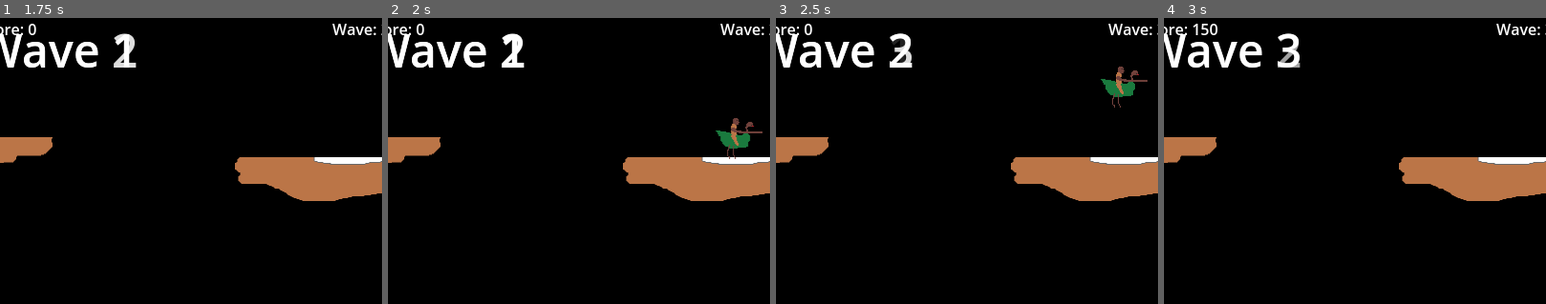
Above: before the commit, frames 1-4 (left to right).
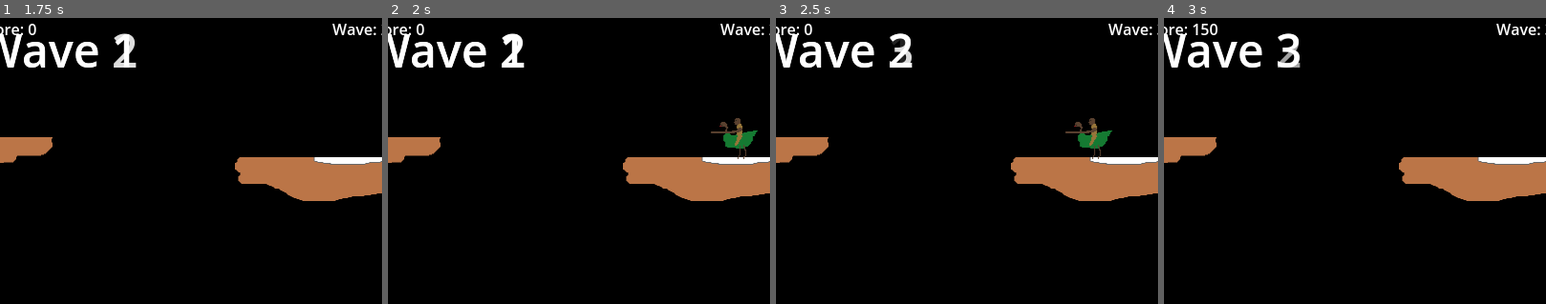
Above: after the commit, the same moments.

Repository: Tartelati/Jousting
Game: Godot game, scene res://scenes/main.tscn
Two runs of this game, one before a commit and one after it. Both use one fixed random seed, a clock stepped at 60 frames per second and the inputs below. Sound files missing from this copy of the repository are replaced by a short silence.
Inputs:
- Up to frame 1 (1.75 s): click "Start Game" at 0.5 s; click "Next Wave" at 1.25 s
- Up to frame 2 (2 s): no input
- Up to frame 3 (2.5 s): click "Next Wave" at 2 s
- Up to frame 4 (3 s): click "Defeat All Enemies" at 2.75 s
The pictures show only the part of the screen within x 3-53%, y 0-50%; the shares and areas given below are measured in that part.

Frame 1 is identical in both runs. In frame 2, 0.5% of the frame differs, in the area x 84-98%, y 35-50%; in frame 3, 1.1%, in the area x 75-98%, y 17-50%; in frame 4, nothing differs.

Commit message:
Clean up with gemini 2.5 structure and magic numbers

Diff:
--- a/scenes/entities/enemy_base.tscn
+++ b/scenes/entities/enemy_base.tscn
@@ -16,7 +16,7 @@
 [sub_resource type="CapsuleShape2D" id="CapsuleShape2D_dtjhs"]
 height = 22.0
 
-[node name="EnemyBase" type="Node2D"]
+[node name="EnemyBase2" type="Node2D"]
 
 [node name="EnemyBody" type="CharacterBody2D" parent="."]
 collision_layer = 4
--- a/scenes/entities/enemy_bounder.tscn
+++ b/scenes/entities/enemy_bounder.tscn
@@ -14,7 +14,7 @@
 [sub_resource type="CapsuleShape2D" id="CapsuleShape2D_0gr2f"]
 height = 22.0
 
-[node name="EnemyBase" type="Node2D"]
+[node name="EnemyBase2" type="Node2D"]
 
 [node name="EnemyBody" type="CharacterBody2D" parent="."]
 script = ExtResource("1_66jom")
--- a/scenes/entities/enemy_hunter.tscn
+++ b/scenes/entities/enemy_hunter.tscn
@@ -13,7 +13,7 @@
 [sub_resource type="CapsuleShape2D" id="CapsuleShape2D_s3v6w"]
 height = 22.0
 
-[node name="EnemyBase" type="Node2D"]
+[node name="EnemyBase3" type="Node2D"]
 
 [node name="EnemyBody" type="CharacterBody2D" parent="."]
 script = ExtResource("1_w2pmv")
--- a/scenes/entities/player.tscn
+++ b/scenes/entities/player.tscn
@@ -1,6 +1,6 @@
 [gd_scene load_steps=9 format=3 uid="uid://b72cmuhsp6dty"]
 
-[ext_resource type="Script" uid="uid://dpky2iqpmdacq" path="res://scenes/entities/player.gd" id="1_08t41"]
+[ext_resource type="Script" uid="uid://cbusgpsbm2fr1" path="res://scripts/entities/player.gd" id="1_5u6hq"]
 [ext_resource type="Texture2D" uid="uid://cc5i1nwn5kj05" path="res://assets/sprites/player1-placeholder.png" id="1_ucweq"]
 [ext_resource type="AudioStream" uid="uid://bue6cgvu2wq0d" path="res://assets/sounds/sfx/flapsound.wav" id="3_5u6hq"]
 [ext_resource type="AudioStream" uid="uid://ctmd2on11oc70" path="res://assets/sounds/sfx/collision_sound.wav" id="4_d4qa6"]
@@ -20,7 +20,7 @@
 
 [node name="PlayerBody" type="CharacterBody2D" parent="."]
 collision_mask = 6
-script = ExtResource("1_08t41")
+script = ExtResource("1_5u6hq")
 
 [node name="Sprite2D" type="Sprite2D" parent="PlayerBody"]
 texture = ExtResource("1_ucweq")
--- a/scripts/entities/enemy_base.gd
+++ b/scripts/entities/enemy_base.gd
@@ -2,17 +2,34 @@
 
 enum State {FLYING, WALKING, EGG, HATCHING, DEAD}
 
-# Properties
+@export_group("Movement")
+@export var gravity: float = 600.0
+@export var flap_force: float = -250.0
+@export var move_speed: float = 100.0
+@export var walk_speed: float = 70.0
+@export var max_walk_time: float = 3.0  # Max time walking before trying to fly
+@export var egg_fall_speed: float = 200.0
+
+@export_group("AI Behavior")
+@export var random_flap_chance: float = 0.02 # Chance per physics frame (flying)
+@export var random_dir_change_chance_flying: float = 0.005 # Chance per physics frame
+@export var random_dir_change_chance_walking: float = 0.01 # Chance per physics frame
+@export var random_fly_chance_walking: float = 0.01 # Chance per physics frame
+
+@export_group("Collision & Interaction")
+@export var points_value: int = 100
+@export var collision_y_threshold: float = 10.0 # Threshold for player joust check
+@export var enemy_bounce_velocity_x: float = 100.0
+@export var enemy_bounce_velocity_y: float = -50.0
+
+@export_group("Ground Check (Walking)")
+@export var ground_check_distance_ahead: float = 20.0
+@export var ground_check_distance_down: float = 30.0
+
+# Internal State
 var current_state = State.FLYING
-var gravity = 600
-var flap_force = -250
-var move_speed = 100
-var walk_speed = 70  # Walking is typically slower than flying
 var direction = 1
-var egg_fall_speed = 200
-var points_value = 100
-var walk_time = 0
-var max_walk_time = 3.0  # Maximum time to walk before trying to fly again
+var walk_time = 0.0
 
 # References
 @onready var enemy_sprite = $EnemySprite
@@ -73,6 +90,8 @@
 	if current_state == State.FLYING and is_on_floor():
 		current_state = State.WALKING
 		walk_time = 0
+		# Update animation to walking (would use proper animation in full implementation)
+		enemy_sprite.modulate = Color(0.8, 1, 0.8)  # Slight green tint when walking
 
 
 
@@ -100,14 +119,14 @@
 	velocity.y += gravity * delta
 
 	# Random flapping
-	if randf() < 0.02:  # 2% chance per frame to flap
+	if randf() < random_flap_chance:
 		velocity.y = flap_force
 
 	# Horizontal movement
 	velocity.x = direction * move_speed
 
 	# Change direction occasionally
-	if randf() < 0.05:  # 0.5% chance per frame
+	if randf() < random_dir_change_chance_flying:
 		direction *= -1
 		enemy_sprite.flip_h = (direction < 0)
 
@@ -121,10 +140,17 @@
 	velocity.y = 5  # Small downward force to stay on platform
 
 	# Horizontal movement
+	if direction < 0:
+		enemy_sprite.flip_h = true
+
 	velocity.x = direction * walk_speed
 
+
+	# Handle screen wrapping
+	screen_wrapping()
+
 	# After walking for some time, try to fly again
-	if walk_time > max_walk_time || randf() < 0.01:  # Random chance to start flying
+	if walk_time > max_walk_time || randf() < random_fly_chance_walking:
 		current_state = State.FLYING
 		velocity.y = flap_force  # Initial flap to get airborne
 		# Update animation to flying (would use proper animation in full implementation)
@@ -140,13 +166,15 @@
 
 func check_ground_ahead():
 	# Cast a ray downward from slightly ahead of the enemy to check if there's ground
+	# NOTE: Creating/destroying RayCast2D every frame is inefficient.
+	# Consider adding a RayCast2D node in the editor or creating it once in _ready().
 	var ray_cast = RayCast2D.new()
 	add_child(ray_cast)
-	ray_cast.position = Vector2(direction * 20, 0)  # Check 20 pixels ahead
-	ray_cast.target_position = Vector2(0, 30)  # Check 30 pixels down
-	ray_cast.force_raycast_update()
+	ray_cast.position = Vector2(direction * ground_check_distance_ahead, 0)
+	ray_cast.target_position = Vector2(0, ground_check_distance_down)
+	ray_cast.force_raycast_update() # Force update for immediate result
 	var has_ground = ray_cast.is_colliding()
-	ray_cast.queue_free()
+	ray_cast.queue_free() # Remove the temporary node
 	return has_ground
 
 func _on_combat_area_area_entered(area):
@@ -171,19 +199,29 @@
 		var player_bottom = player.global_position.y + player.get_node("CollisionShape2D").shape.height/2
 
 		# Compare Y positions to determine winner
-		if player_bottom < enemy_top +10: # Add small threshold
+		if player_bottom < enemy_top + collision_y_threshold: # Add small threshold
 			#player wins
 			defeat()
 		else:
+			# For walking state, just change direction instead of defeating
+			if current_state == State.WALKING and player.is_on_floor():
+				direction *= -1
+				enemy_sprite.flip_h = (direction < 0)
+				velocity.x = direction * walk_speed
 			#enemy wins or bounce handled by player script
 			pass
 	elif area.get_parent().is_in_group("enemies"):
 		# Enemy-enemy collision
 		var other_enemy = area.get_parent()
-		# simple bounce behaviour for enemy-enemy collisions
-		var direction = sign(global_position.x - other_enemy.global_position.x)
-		velocity.x = direction * 100
-		velocity.y = -50
+		# If both enemies are walking, just change directions
+		if current_state == State.WALKING and "current_state" in other_enemy and other_enemy.current_state == State.WALKING:
+			direction *= -1
+			enemy_sprite.flip_h = (direction < 0)
+		else:
+			# For flying enemies, use the bounce behavior
+			var bounce_direction = sign(global_position.x - other_enemy.global_position.x)
+			velocity.x = bounce_direction * enemy_bounce_velocity_x
+			velocity.y = enemy_bounce_velocity_y
 
 func process_egg(delta):
 	velocity.y = egg_fall_speed
--- a/scripts/entities/enemy_bounder.gd
+++ b/scripts/entities/enemy_bounder.gd
@@ -25,9 +25,5 @@
 	# Horizontal movement
 	velocity.x = direction * move_speed
 
-	# Change direction occasionally
-	if randf() < 0.01:  # 1% chance per frame
-		direction *= -1
-		enemy_sprite.flip_h = (direction < 0)
 
 	move_and_slide()
--- a/scenes/entities/player.gd
+++ b/scripts/entities/player.gd
@@ -1,20 +1,34 @@
 extends CharacterBody2D
 
-#movement parameters
-var gravity = 800
-var flap_force = -300
-var base_speed = 100
+@export_group("Movement")
+@export var gravity: float = 800.0
+@export var flap_force: float = -300.0
+@export var base_speed: float = 100.0
+@export var max_speed_level: int = 3
+@export var speed_multipliers: Array[float] = [0.0, 1.0, 2.0, 3.0] # Multipliers for each level
+@export var level_deceleration_time: float = 0.3  # Time to decrease one speed level
+@export var max_fall_speed: float = 400.0
+
+@export_group("Collision")
+@export var joust_bounce_velocity: float = -150.0
+@export var side_collision_bounce_x: float = 200.0
+@export var side_collision_bounce_y: float = -100.0
+@export var collision_y_threshold: float = 10.0 # Threshold for determining win/loss/bounce
+
+@export_group("Screen Wrap")
+@export var screen_wrap_buffer: float = 10.0
+
+@export_group("Respawn")
+@export var respawn_delay: float = 2.0
+
+# Internal state variables (not exported)
 var current_speed_level = 0  # 0=stopped, 1=base, 2=2x, 3=3x
-var max_speed_level = 3
-var speed_multipliers = [0, 1, 2, 3]  # Multipliers for each level
 var current_direction = 0  # -1=left, 0=none, 1=right
 var target_direction = 0   # Direction player is trying to move
 var deceleration_timer = 0
-var level_deceleration_time = 0.3  # Time to decrease one speed level
 var is_changing_direction = false
 var current_speed_value: float = 0.0  # Actual speed value (not just level)
 var target_speed_value: float = 0.0   # Target speed during deceleration
-var max_fall_speed = 400
 
 #state tracking
 var is_flapping = false
@@ -80,19 +94,16 @@
 func screen_wrapping():
 	var viewport_rect = get_viewport_rect().size
 
-	# Create a larger buffer for wrapping
-	var buffer = 10  # Increased buffer size
-
 	# Check if player is about to go off the left edge
-	if global_position.x < buffer:
+	if global_position.x < screen_wrap_buffer:
 		# Immediately teleport to right side with same velocity
-		global_position.x = viewport_rect.x - buffer
+		global_position.x = viewport_rect.x - screen_wrap_buffer
 		# No need to change velocity, keep momentum
 
 	# Check if player is about to go off the right edge
-	elif global_position.x > viewport_rect.x - buffer:
+	elif global_position.x > viewport_rect.x - screen_wrap_buffer:
 	# Immediately teleport to left side with same velocity
-		global_position.x = buffer
+		global_position.x = screen_wrap_buffer
 	# No need to change velocity, keep momentum
 
 func process_horizontal_movement(delta):
@@ -208,15 +219,15 @@
 			enemy_bottom = enemy.global_position.y + enemy.get_node("CollisionShape2D").shape.height/2
 		#failsafe with default value
 		else:
-			enemy_bottom = enemy.global_position.y + 10
+			enemy_bottom = enemy.global_position.y + 10 # Failsafe value
 
 	# Compare Y positions to determine winner
-	if player_bottom < enemy_top + 10: # Add a small threshold for better gameplay feel
+	if player_bottom < enemy_top + collision_y_threshold: # Add a small threshold for better gameplay feel
 		# Player wins - jousted from above
 		enemy.defeat()
 
 		# Add a small upward bounce
-		velocity.y = -150
+		velocity.y = joust_bounce_velocity
 
 		# Play victory sound
 		if has_node("VictorySound"):
@@ -224,17 +235,17 @@
 
 	else :
 		# Enemy wins or bounce
-		if global_position.y > enemy_bottom - 10: # Add a small threshold
+		if global_position.y > enemy_bottom - collision_y_threshold: # Add a small threshold
 			die()
 		else:
 			# Side collision - bounce off each other
-			var direction = sign(global_position.x - enemy.global_position.x)
-			velocity.x = direction * 200
-			velocity.y = -100
+			var direction_to_enemy = sign(global_position.x - enemy.global_position.x)
+			velocity.x = direction_to_enemy * side_collision_bounce_x
+			velocity.y = side_collision_bounce_y
 
 			if "velocity" in enemy:
-				enemy.velocity.x = -direction * 200
-				enemy.velocity.y = -100
+				enemy.velocity.x = -direction_to_enemy * side_collision_bounce_x
+				enemy.velocity.y = side_collision_bounce_y
 
 			collision_sound.play()
 
@@ -247,7 +258,7 @@
 	get_node("/root/ScoreManager").lose_life()
 
 	# Wait and respawn
-	await get_tree().create_timer(2.0).timeout
+	await get_tree().create_timer(respawn_delay).timeout
 	respawn()
 
 func respawn():
Not shown, added: scripts/entities/player.gd.uid
